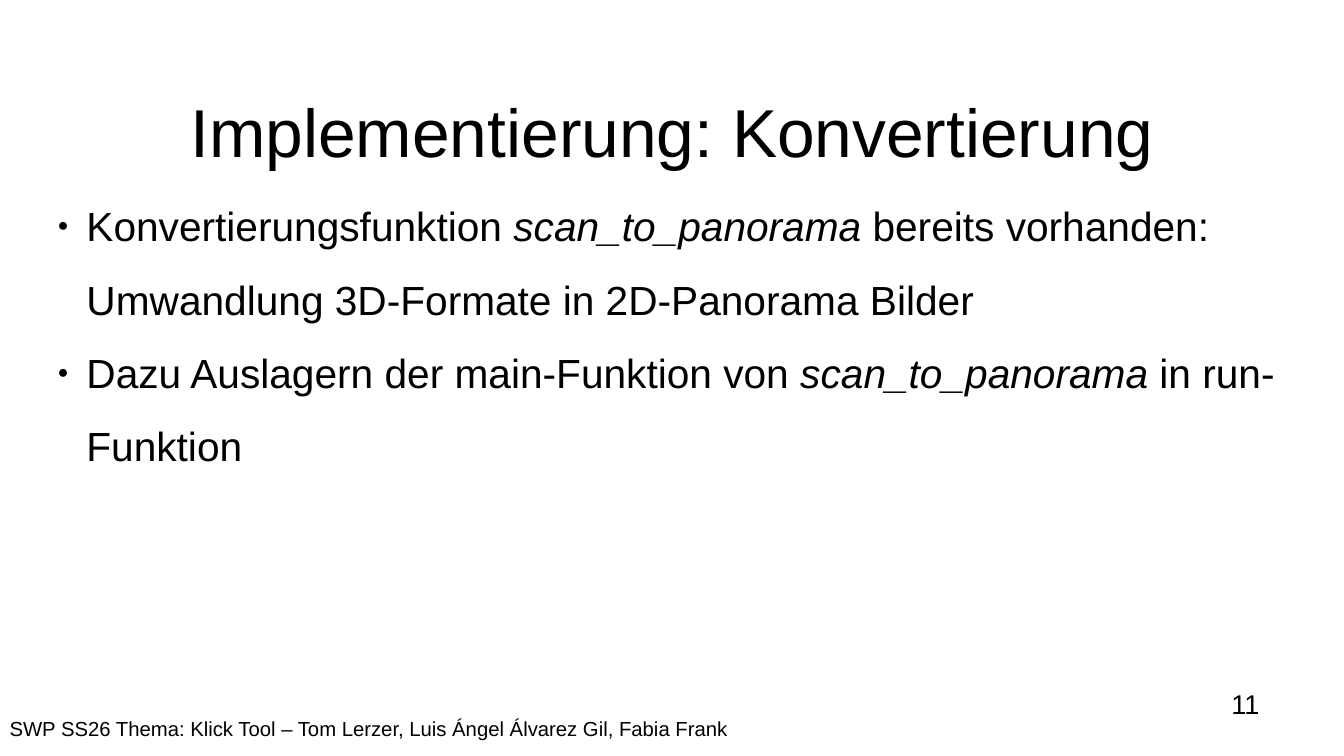
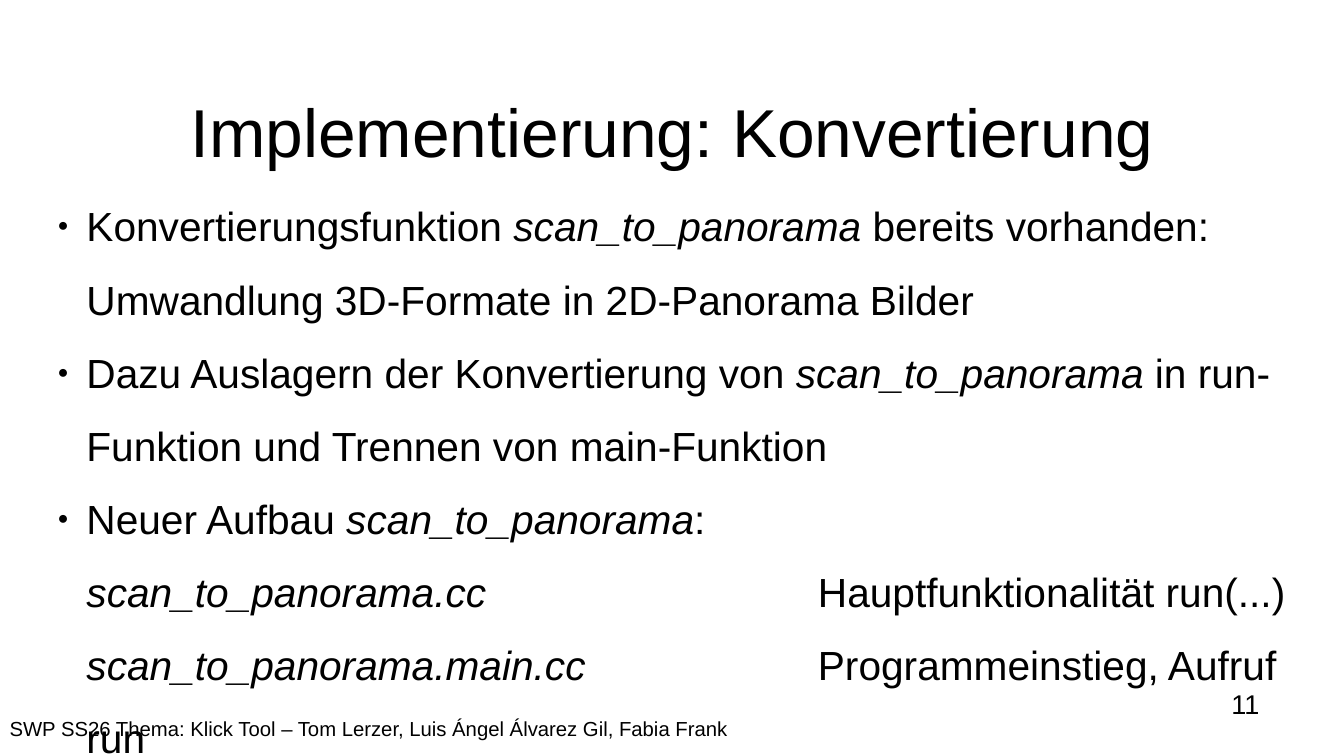
Before and after one commit to JMUWRobotics/3DTK, a slide deck: slide 11 of doc/New_click_tool_Praesentation.odp. Drawn at 1344x756 pixels with LibreOffice and Linux fonts; fonts in the diff are those of the drawing; background and template pictures are left out. Boxes give left, top, right and bottom in pixels: in the first picture for what was removed or moved away, otherwise in the second. Text is boxed around its words. In the diff, an @@ line names an element or a change of style, - is before the commit and + after.

```diff
--- a/doc/New_click_tool_Praesentation.odp
+++ b/doc/New_click_tool_Praesentation.odp
@@ subtitle at box(86, 358, 1286, 754): text changed @@
-● Dazu Auslagern der main-Funktion von scan_to_panorama in run-Funktion
+● Dazu Auslagern der Konvertierung von scan_to_panorama in run-Funktion und Trennen von main-Funktion
+● Neuer Aufbau scan_to_panorama:
+scan_to_panorama.cc Hauptfunktionalität run(...)
+scan_to_panorama.main.cc Programmeinstieg, Aufruf run
```
Also in this commit, not shown: 1 other slide changed, 1 other file.
